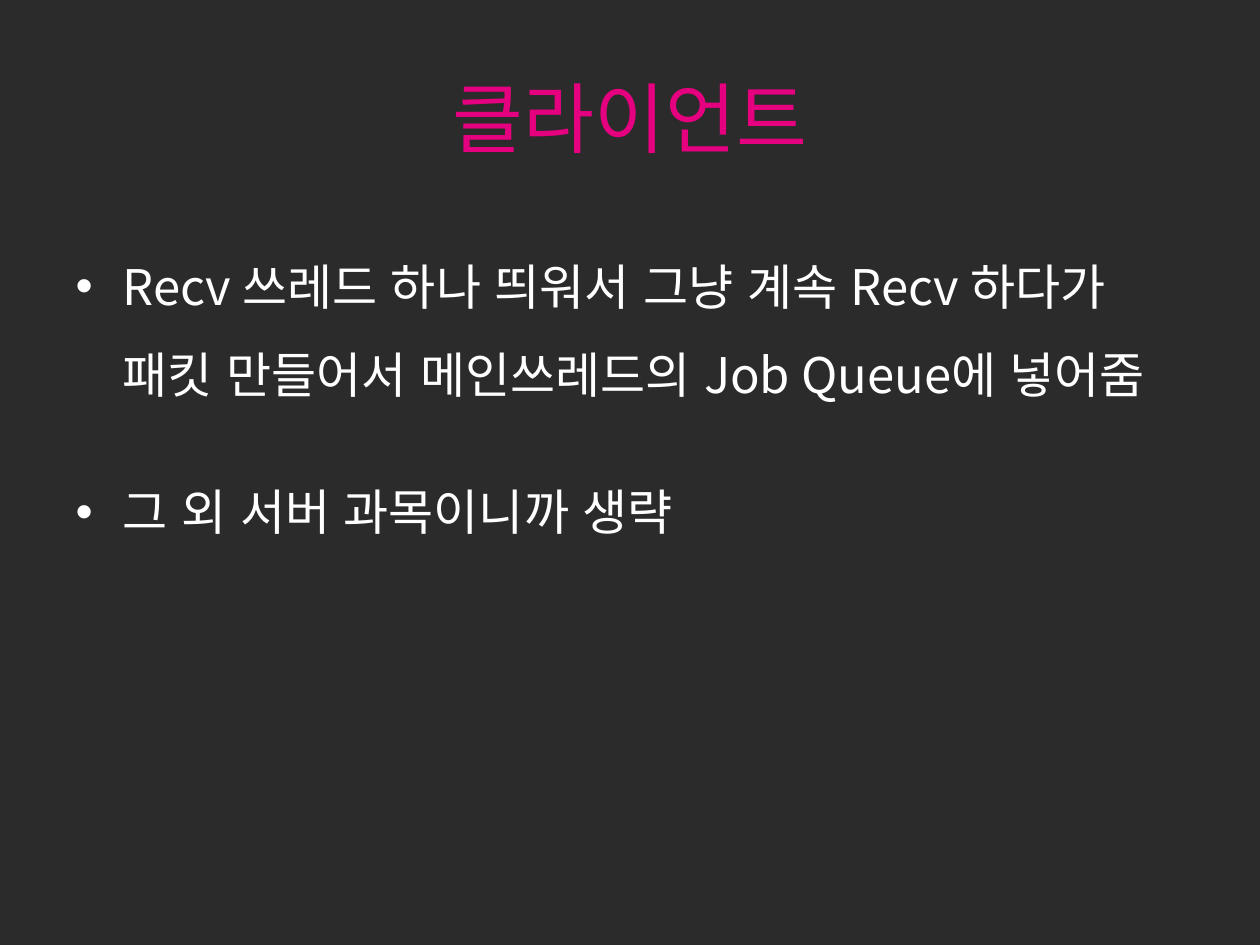
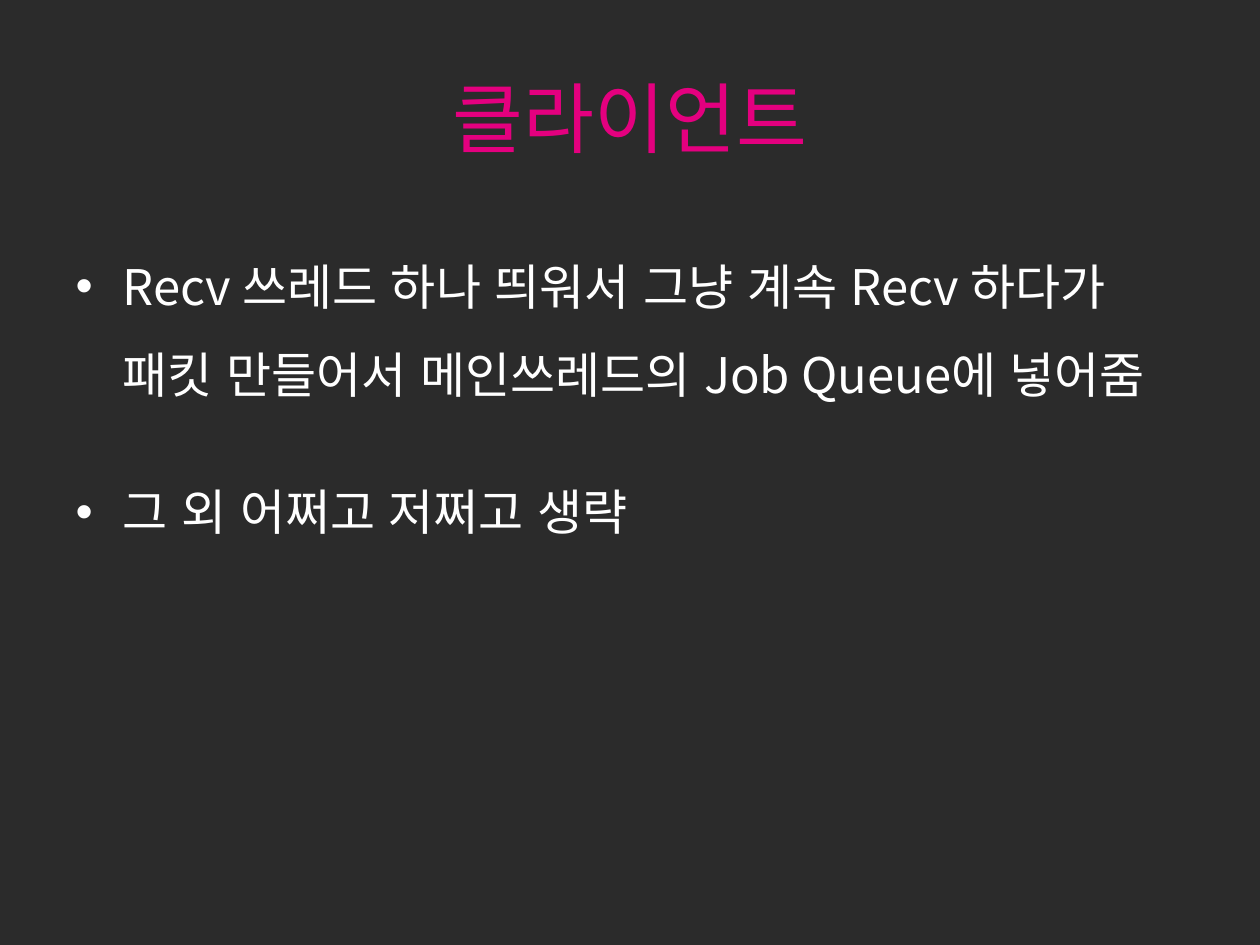
Before and after one commit to seokmin/2016ServerProject, a slide deck: slide 30 of 서버프로젝트.pptx. Drawn at 1260x945 pixels with LibreOffice and Linux fonts; fonts in the diff are those of the drawing; background and template pictures are left out; a plain dark background stands for a picture behind light text. Boxes give left, top, right and bottom in pixels: in the first picture for what was removed or moved away, otherwise in the second. Text is boxed around its words. In the diff, an @@ line names an element or a change of style, - is before the commit and + after.

Commit message:
ppt 또 수정..
죄송합니다

```diff
--- a/서버프로젝트.pptx
+++ b/서버프로젝트.pptx
@@ text at (x1=123, y1=489, x2=628, y2=534): text changed @@
-• 그 외 서버 과목이니까 생략
+• 그 외 어쩌고 저쩌고 생략
```
